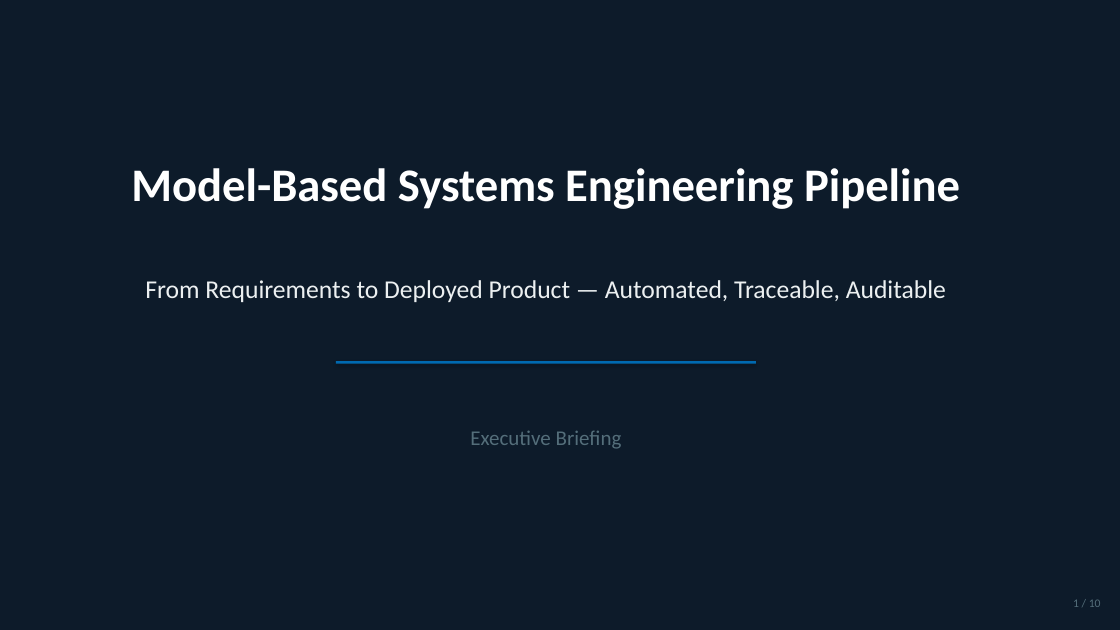
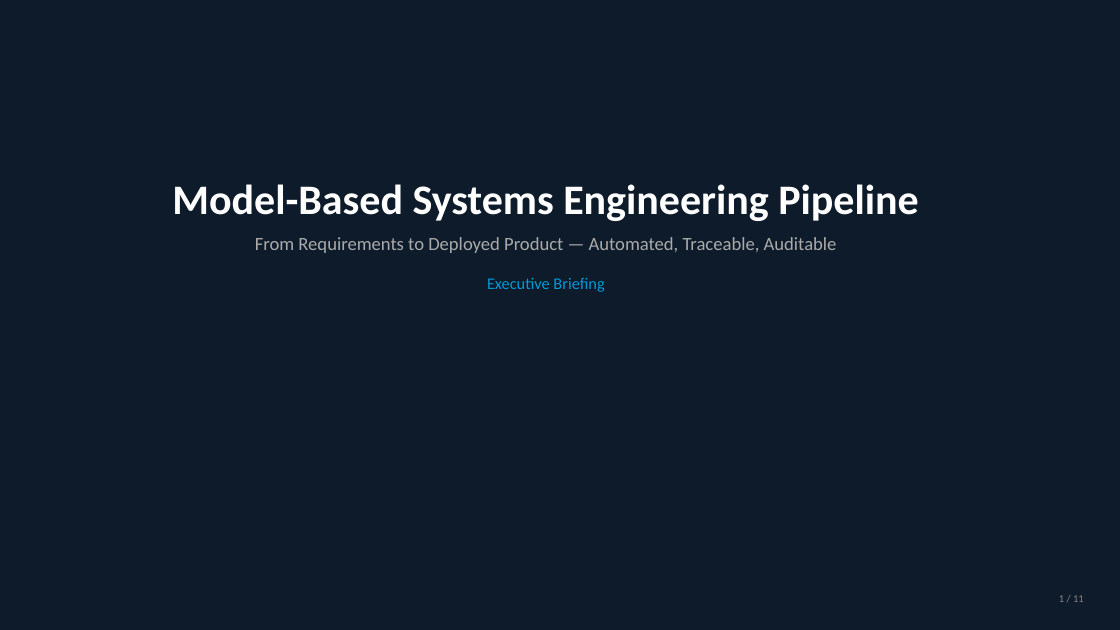
Before and after one commit to blake-perkins/product-pipeline, a slide deck: slide 1 of docs/presentations/MBSE_Pipeline_Executive_Brief.pptx. Drawn at 1120x630 pixels with LibreOffice and Linux fonts; fonts in the diff are those of the drawing; background and template pictures are left out. Boxes give left, top, right and bottom in pixels: in the first picture for what was removed or moved away, otherwise in the second. Text is boxed around its words. In the diff, an @@ line names an element or a change of style, - is before the commit and + after.

```diff
--- a/docs/presentations/MBSE_Pipeline_Executive_Brief.pptx
+++ b/docs/presentations/MBSE_Pipeline_Executive_Brief.pptx
@@ text "Model-Based Systems Engineering Pipeline": place and size @@
-text "Model-Based Systems Engineering Pipeline" at [131, 168, 960, 209]
+text "Model-Based Systems Engineering Pipeline" at [172, 184, 918, 292]
@@ text at [172, 184, 918, 221]: size 40 to 36 pt in "Model-Based Systems Engineering Pipeline"; more space between paragraphs @@
@@ text at [255, 237, 837, 292]: paragraphs added @@
+From Requirements to Deployed Product — Automated, Traceable, Auditable
+Executive Briefing
@@ text removed at [145, 280, 946, 302] @@
-From Requirements to Deployed Product — Automated, Traceable, Auditable
@@ rectangle removed at [336, 361, 756, 364] @@
@@ text removed at [470, 431, 622, 449] @@
-Executive Briefing
@@ text at [1059, 595, 1084, 602]: text changed; size 10 to 9 pt; text colour #546E7A to #888888 @@
-1 / 10
+1 / 11
```
Also in this commit, not shown: 8 other slides changed, 2 slides added, 1 slide removed, 3 other files.
